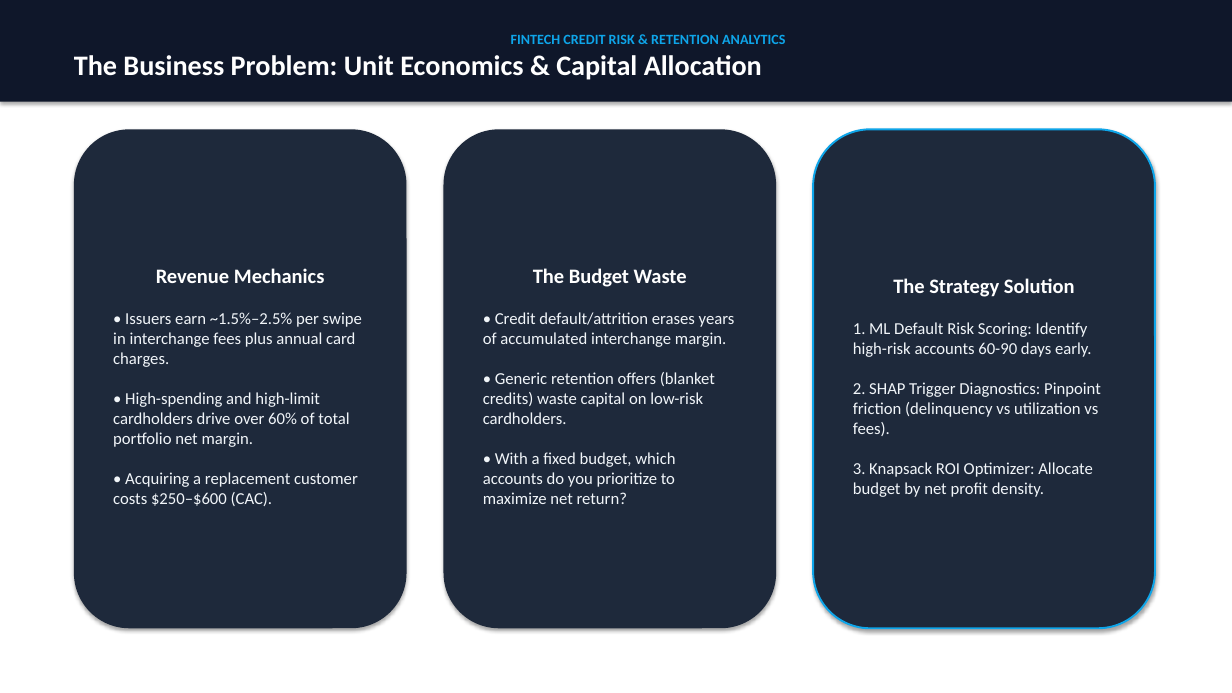
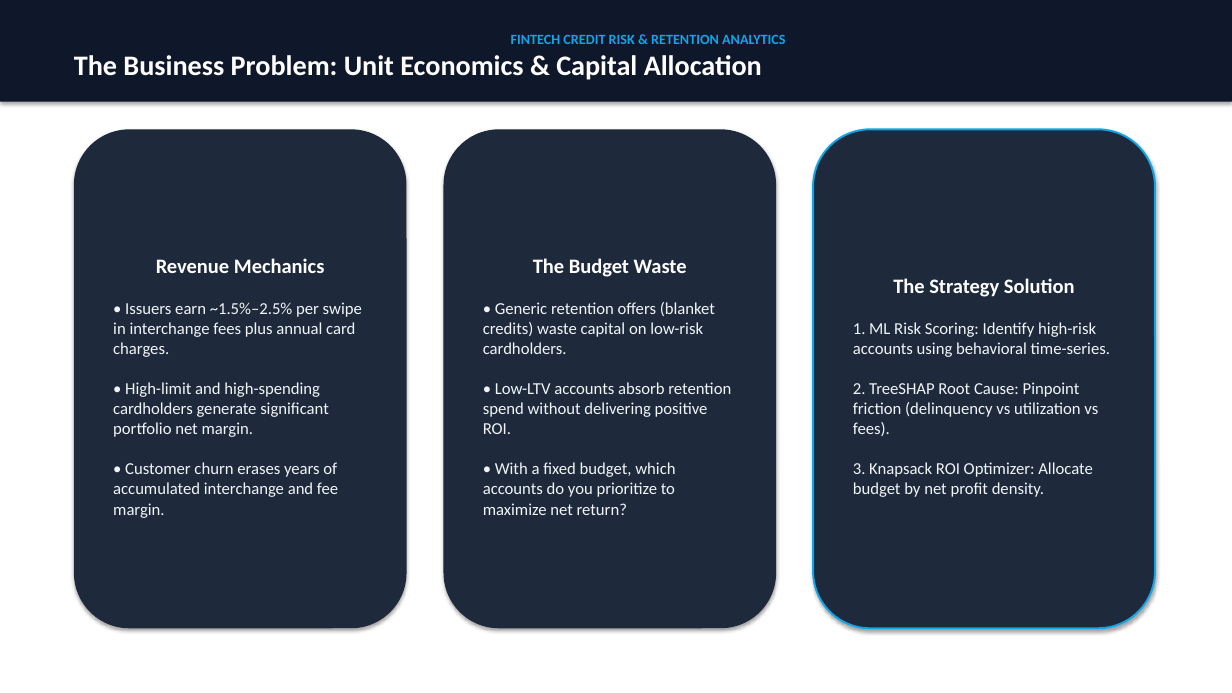
Before and after one commit to PriyankaHichkad/Fintech-Customer-Churn-Analytics, a slide deck: slide 2 of exports/FinTech_Churn_Retention_Strategy.pptx. Drawn at 1232x693 pixels with LibreOffice and Linux fonts; fonts in the diff are those of the drawing. Boxes give left, top, right and bottom in pixels: in the first picture for what was removed or moved away, otherwise in the second. Text is boxed around its words. In the diff, an @@ line names an element or a change of style, - is before the commit and + after.

Commit message:
Fix TreeSHAP

```diff
--- a/exports/FinTech_Churn_Retention_Strategy.pptx
+++ b/exports/FinTech_Churn_Retention_Strategy.pptx
@@ text in rounded rectangle at (113,302,362,518): text changed @@
-• Issuers earn ~1.5%–2.5% per swipe in interchange fees plus annual card charges.
-• High-spending and high-limit cardholders drive over 60% of total portfolio net margin.
-• Acquiring a replacement customer costs $250–$600 (CAC).
+• Issuers earn ~1.5%–2.5% per swipe in interchange fees plus annual card charges.
+• High-limit and high-spending cardholders generate significant portfolio net margin.
+• Customer churn erases years of accumulated interchange and fee margin.
@@ text in rounded rectangle at (483,302,731,515): text changed @@
-• Credit default/attrition erases years of accumulated interchange margin.
-• Generic retention offers (blanket credits) waste capital on low-risk cardholders.
-• With a fixed budget, which accounts do you prioritize to maximize net return?
+• Generic retention offers (blanket credits) waste capital on low-risk cardholders.
+• Low-LTV accounts absorb retention spend without delivering positive ROI.
+• With a fixed budget, which accounts do you prioritize to maximize net return?
@@ text in rounded rectangle at (853,322,1110,497): text changed @@
-1. ML Default Risk Scoring: Identify high-risk accounts 60-90 days early.
-2. SHAP Trigger Diagnostics: Pinpoint friction (delinquency vs utilization vs fees).
-3. Knapsack ROI Optimizer: Allocate budget by net profit density.
+1. ML Risk Scoring: Identify high-risk accounts using behavioral time-series.
+2. TreeSHAP Root Cause: Pinpoint friction (delinquency vs utilization vs fees).
+3. Knapsack ROI Optimizer: Allocate budget by net profit density.
```
Also in this commit, not shown: 5 other slides changed, 5 other files.
